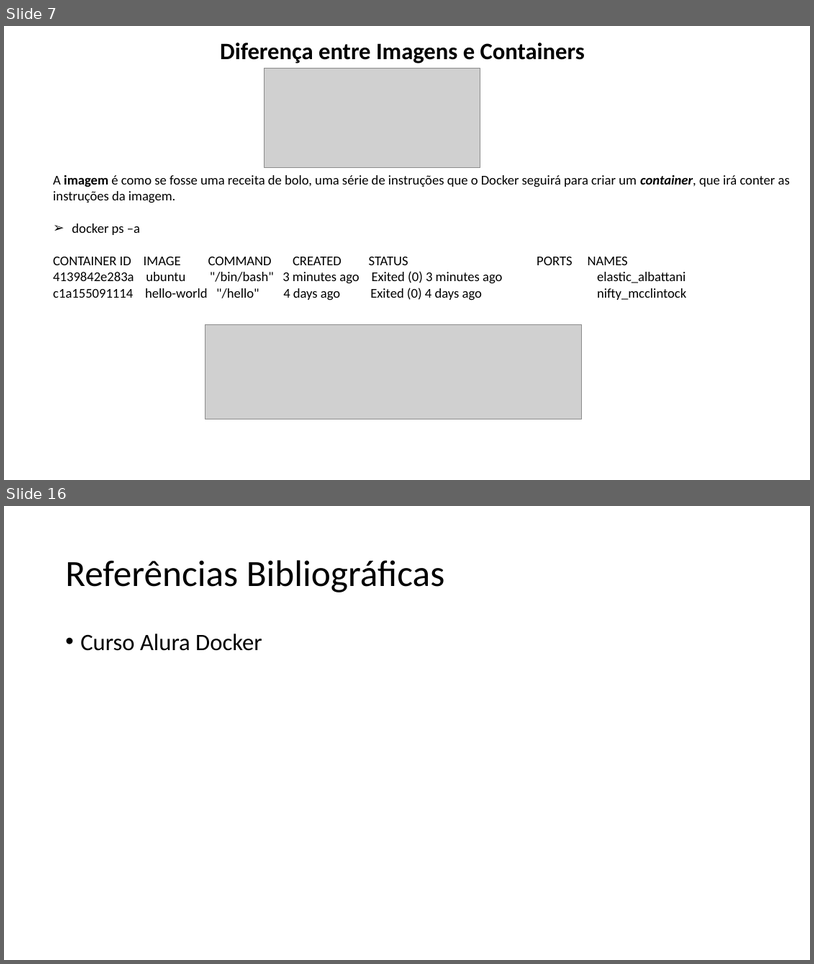
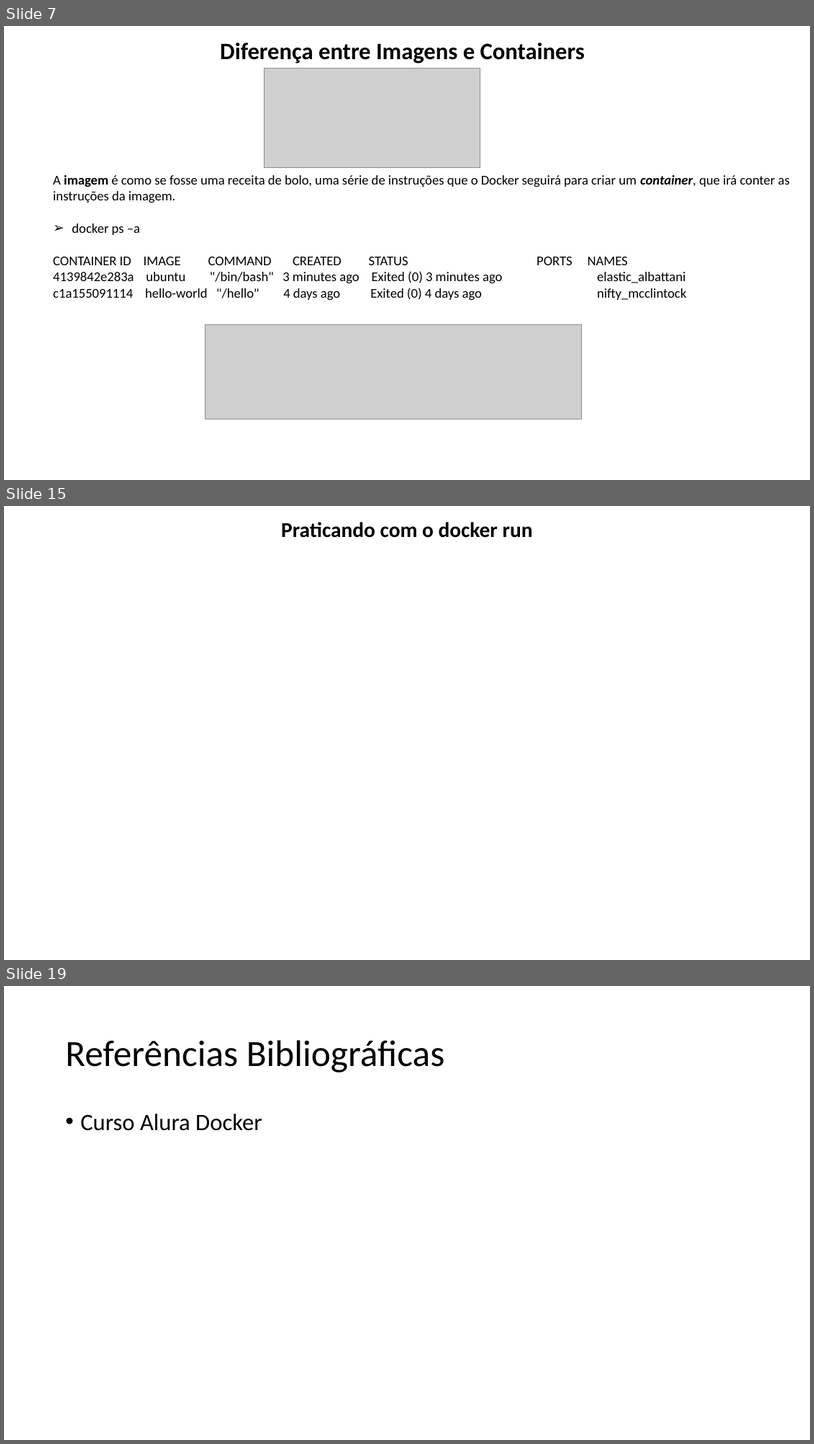
Before and after one commit to lacsousa/learning-docker, a slide deck: docs/docker-resumo.pptx. Shown one above the other, each under a label of ours: slides 7 and 16 before the commit, slides 7, 15 and 19 after it; the slides between them are not shown. The pictures are 814x964 and 814x1444 pixels, drawn with LibreOffice and Linux fonts; fonts in the diff are those of the drawing; grey boxes stand for pictures. Boxes give left, top, right and bottom in pixels: in the first picture for what was removed or moved away, otherwise in the second. Text is boxed around its words. In the diff, an @@ line names an element or a change of style, - is before the commit and + after.

Commit message:
Novos comandos docker

```diff
--- a/docs/docker-resumo.pptx
+++ b/docs/docker-resumo.pptx
@@ slide 15 added at [4,506,810,960], background #FFFFFF @@
@@ title added at [281,522,533,538], 25.2 pt, text #000000, bold @@
+Praticando com o docker run
@@ what was slide 16 is now slide 19 @@
```
Also in this commit, not shown: 1 slide changed, 6 other slides added, 4 slides removed, 2 other files.
